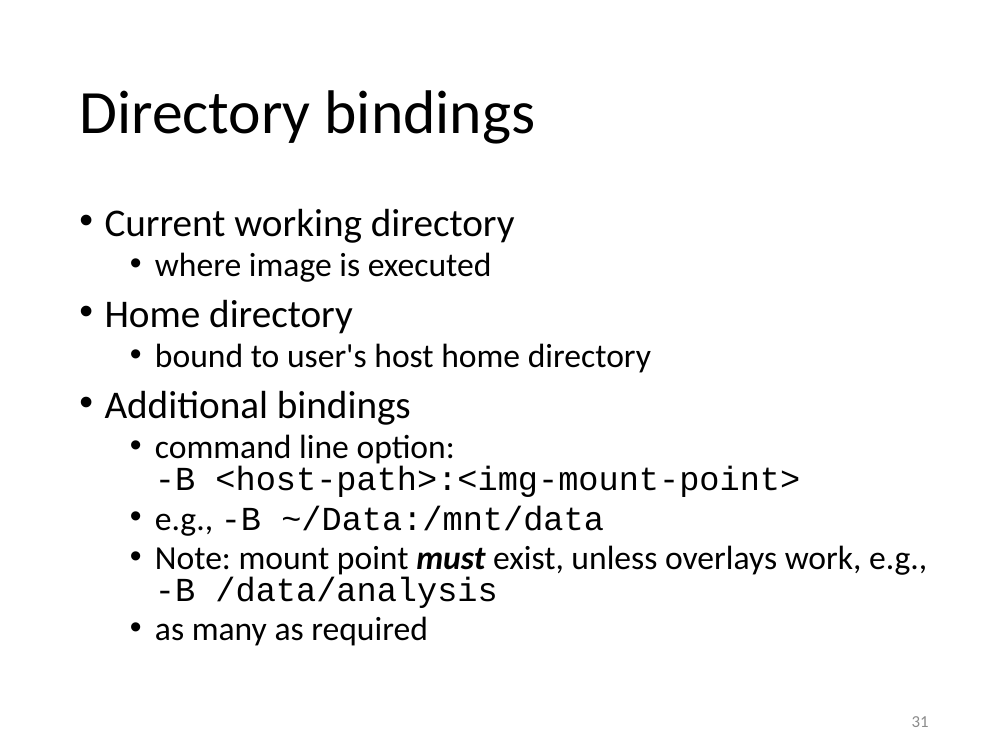
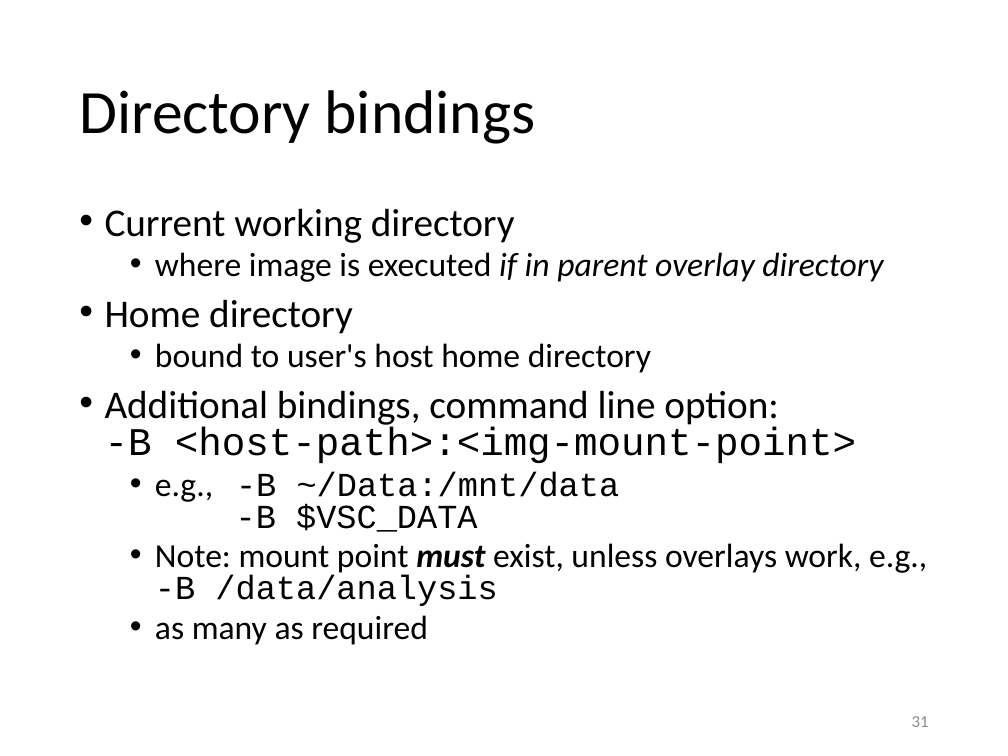
Before and after one commit to gjbex/Containers-for-HPC, a slide deck: slide 31 of singularity.pptx. Drawn at 1008x756 pixels with LibreOffice and Linux fonts; fonts in the diff are those of the drawing. Boxes give left, top, right and bottom in pixels: in the first picture for what was removed or moved away, otherwise in the second. Text is boxed around its words. In the diff, an @@ line names an element or a change of style, - is before the commit and + after.

Commit message:
Fix illusion that current working directory is bound
If the current working directory is a subdirectory of an overlay directory, the container's current working directory will be identical.  If not it will the the home directory.
If you bind a parent directory of the current working directory, your container will still start there.

```diff
--- a/singularity.pptx
+++ b/singularity.pptx
@@ text at box(155, 252, 883, 282): text changed; italic on @@
-  • where image is executed
+  • where image is executed if in parent overlay directory
@@ text at box(105, 390, 856, 532): text changed; size 24 to 28 pt @@
-• Additional bindings
-  • command line option:
-    -B <host-path>:<img-mount-point>
-  • e.g., -B ~/Data:/mnt/data
+• Additional bindings, command line option:
+  -B <host-path>:<img-mount-point>
+  • e.g., -B ~/Data:/mnt/data
+    -B $VSC_DATA
```
Also in this commit, not shown: 1 other slide changed.
